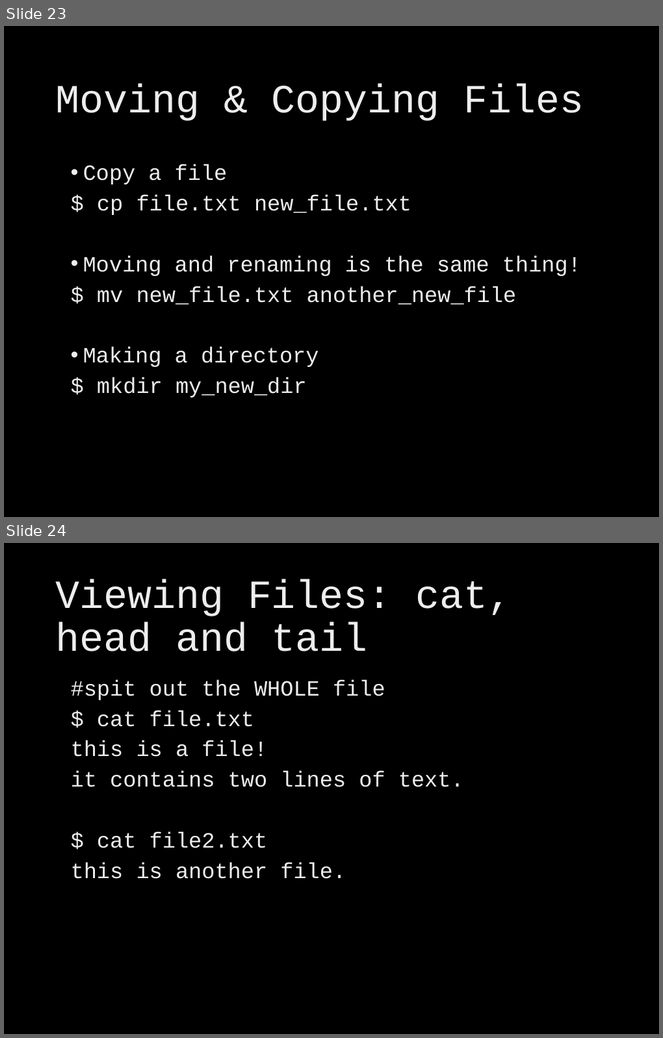
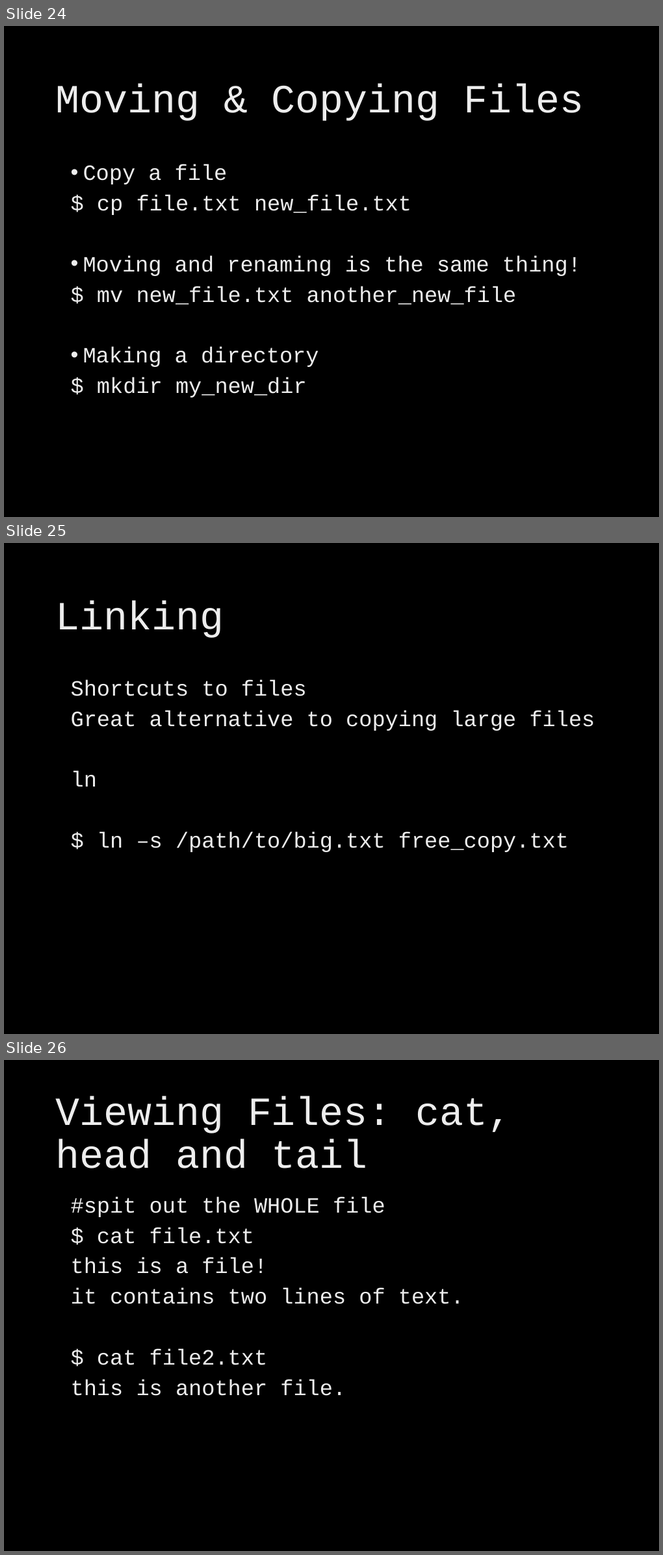
Before and after one commit to brevans/MPS_Workshop, a slide deck: presentations/Modern Computing.pptx. Shown one above the other, each under a label of ours: slides 23 and 24 before the commit, slides 24, 25 and 26 after it. The pictures are 663x1038 and 663x1555 pixels, drawn with LibreOffice and Linux fonts; fonts in the diff are those of the drawing; background and template pictures are left out. Boxes give left, top, right and bottom in pixels: in the first picture for what was removed or moved away, otherwise in the second. Text is boxed around its words. In the diff, an @@ line names an element or a change of style, - is before the commit and + after.

Commit message:
linking, pointer to github

```diff
--- a/presentations/Modern Computing.pptx
+++ b/presentations/Modern Computing.pptx
@@ slide 25 added at bbox=[4, 543, 659, 1034], background picture (left out) @@
@@ title added at bbox=[55, 601, 224, 638], 44 pt, text gradient #DEDEDE to #EDEDED to #FFFFFF @@
+Linking
@@ text added at bbox=[71, 679, 596, 852], 24 pt, text gradient #DEDEDE to #EDEDED to #FFFFFF @@
+Shortcuts to files
+Great alternative to copying large files
+ln
+$ ln –s /path/to/big.txt free_copy.txt
@@ what was slide 23 is now slide 24 @@
@@ what was slide 24 is now slide 26 @@
```
Also in this commit, not shown: 1 slide changed, 1 other slide added.
